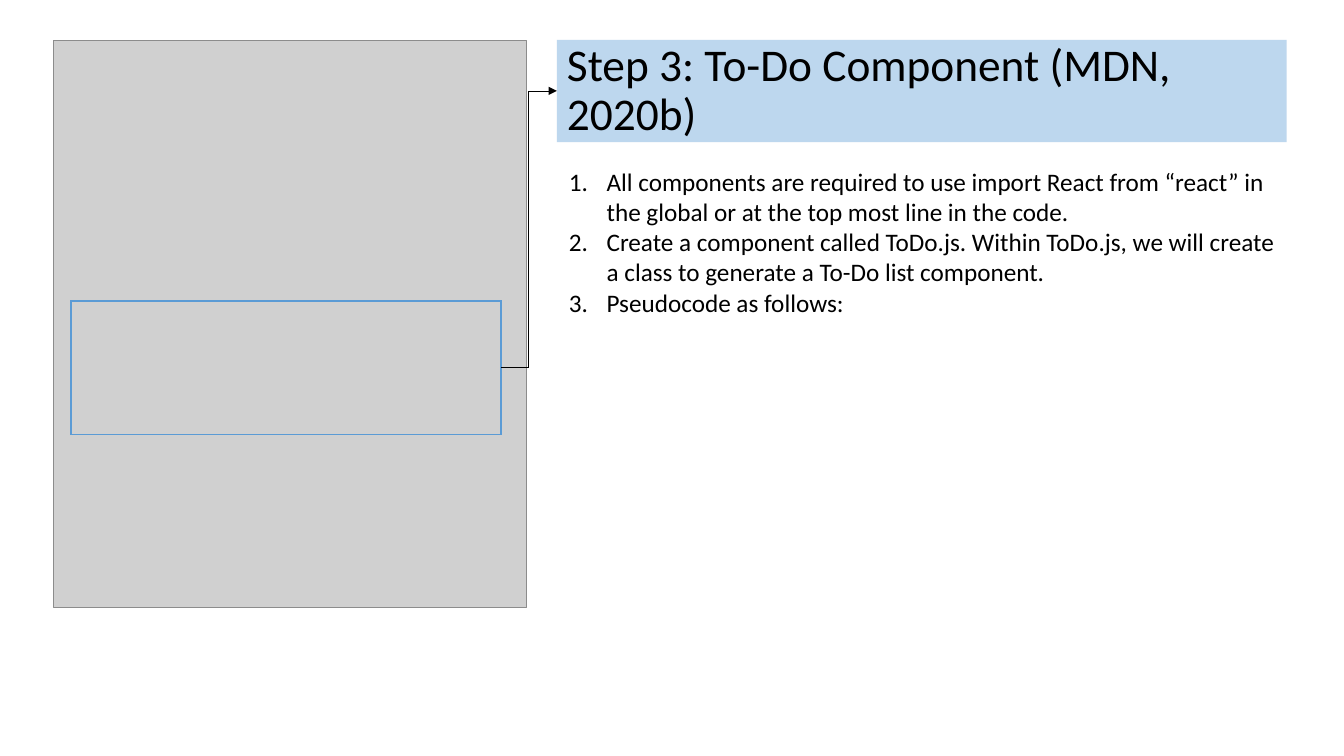
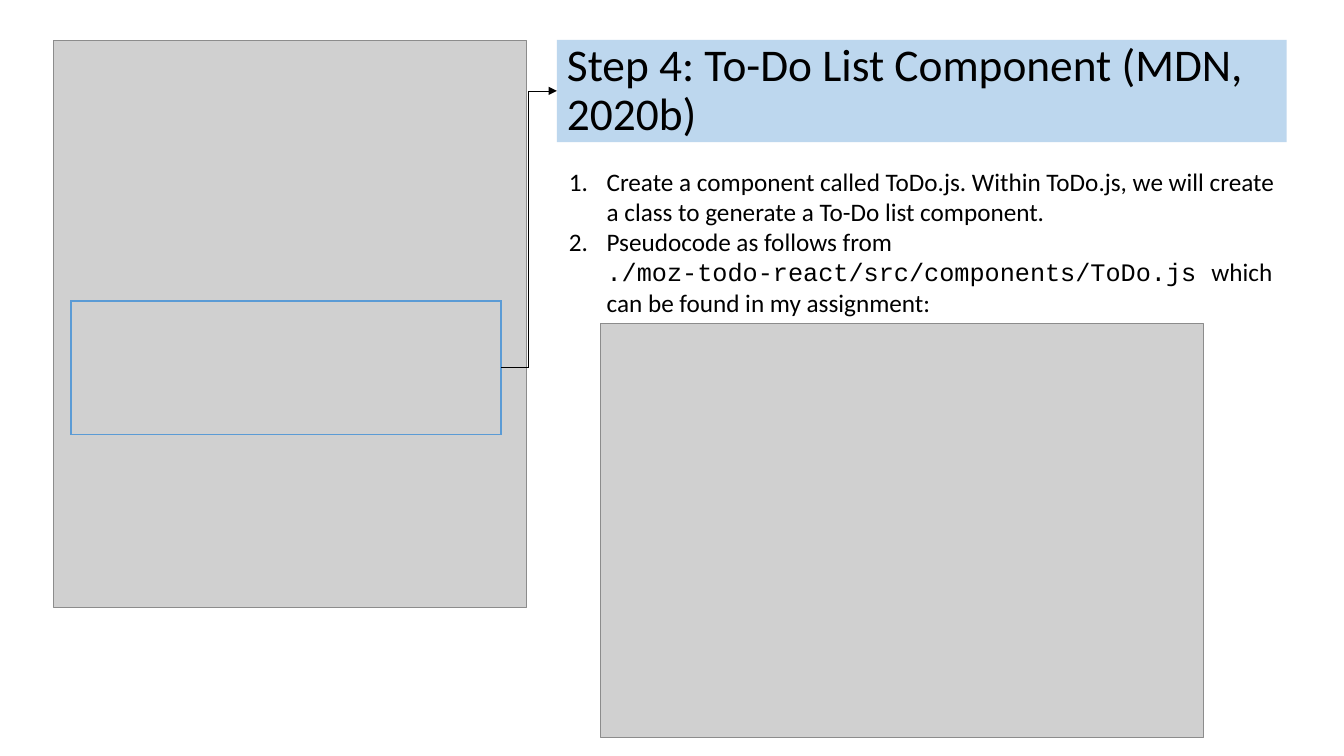
Before and after one commit to jia-von/react-app-planning-assignment, a slide deck: slide 9 of To-Do-App-Illustrations/React To-Do Planning Assignment.pptx (slide 7 before the commit). Drawn at 1344x756 pixels with LibreOffice and Linux fonts; fonts in the diff are those of the drawing; grey boxes stand for pictures. Boxes give left, top, right and bottom in pixels: in the first picture for what was removed or moved away, otherwise in the second. Text is boxed around its words. In the diff, an @@ line names an element or a change of style, - is before the commit and + after.

```diff
--- a/To-Do-App-Illustrations/React To-Do Planning Assignment.pptx
+++ b/To-Do-App-Illustrations/React To-Do Planning Assignment.pptx
@@ title at [567, 48, 1243, 136]: text changed @@
-Step 3: To-Do Component (MDN, 2020b)
+Step 4: To-Do List Component (MDN, 2020b)
@@ text at [607, 173, 1263, 226]: paragraph removed @@
-1. All components are required to use import React from “react” in the global or at the top most line in the code.
@@ text at [607, 233, 1272, 317]: text changed @@
-3. Pseudocode as follows:
+2. Pseudocode as follows from ./moz-todo-react/src/components/ToDo.js which can be found in my assignment:
@@ picture added at [601, 324, 1204, 738] @@
```
Also in this commit, not shown: 2 other slides changed, 4 slides added, 1 slide removed, 6 other files.
